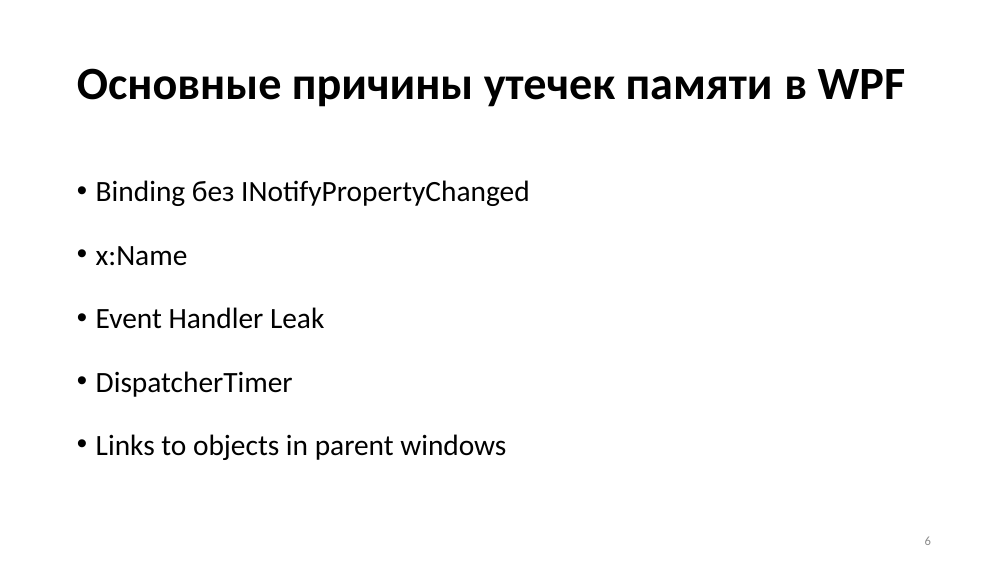
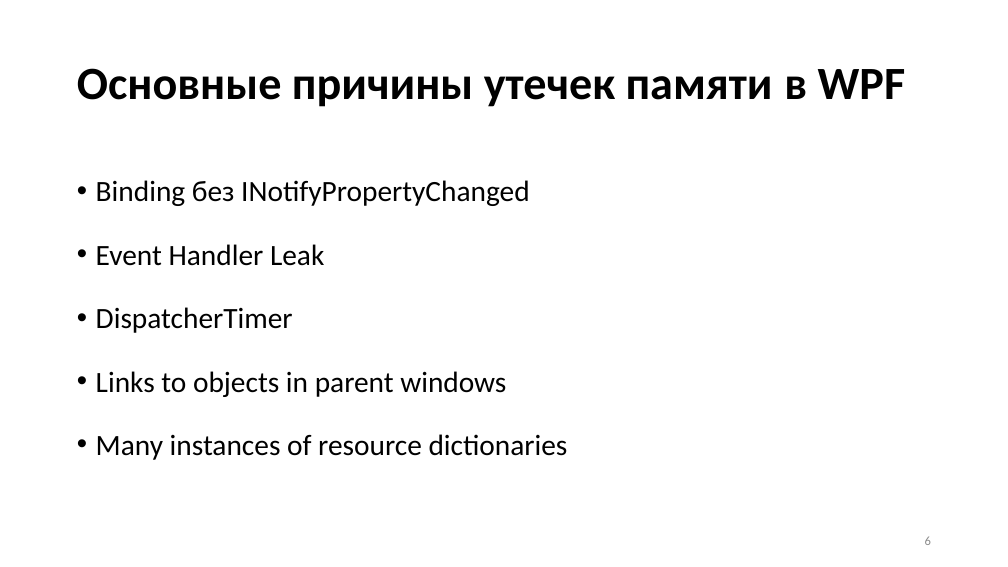
Before and after one commit to Talrandel/MemoryLeak, a slide deck: slide 6 of Утечки памяти.pptx. Drawn at 1008x567 pixels with LibreOffice and Linux fonts; fonts in the diff are those of the drawing. Boxes give left, top, right and bottom in pixels: in the first picture for what was removed or moved away, otherwise in the second. Text is boxed around its words. In the diff, an @@ line names an element or a change of style, - is before the commit and + after.

```diff
--- a/Утечки памяти.pptx
+++ b/Утечки памяти.pptx
@@ text at bbox=[96, 246, 188, 266]: paragraph removed @@
-• x:Name
@@ text at bbox=[96, 434, 568, 460]: paragraph added @@
+• Many instances of resource dictionaries
```
Also in this commit, not shown: 12 other slides changed, 2 slides added, 16 other files.
